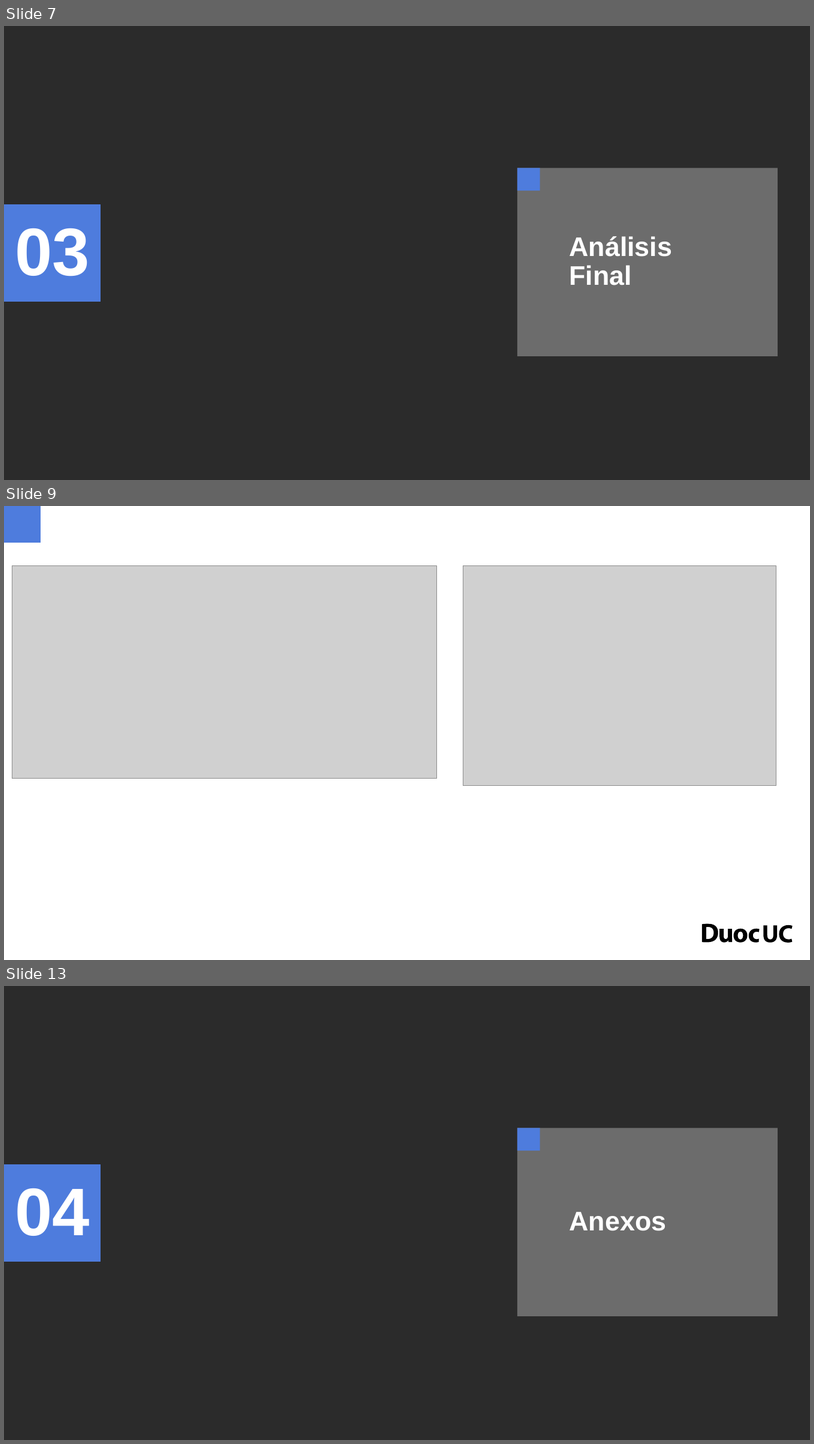
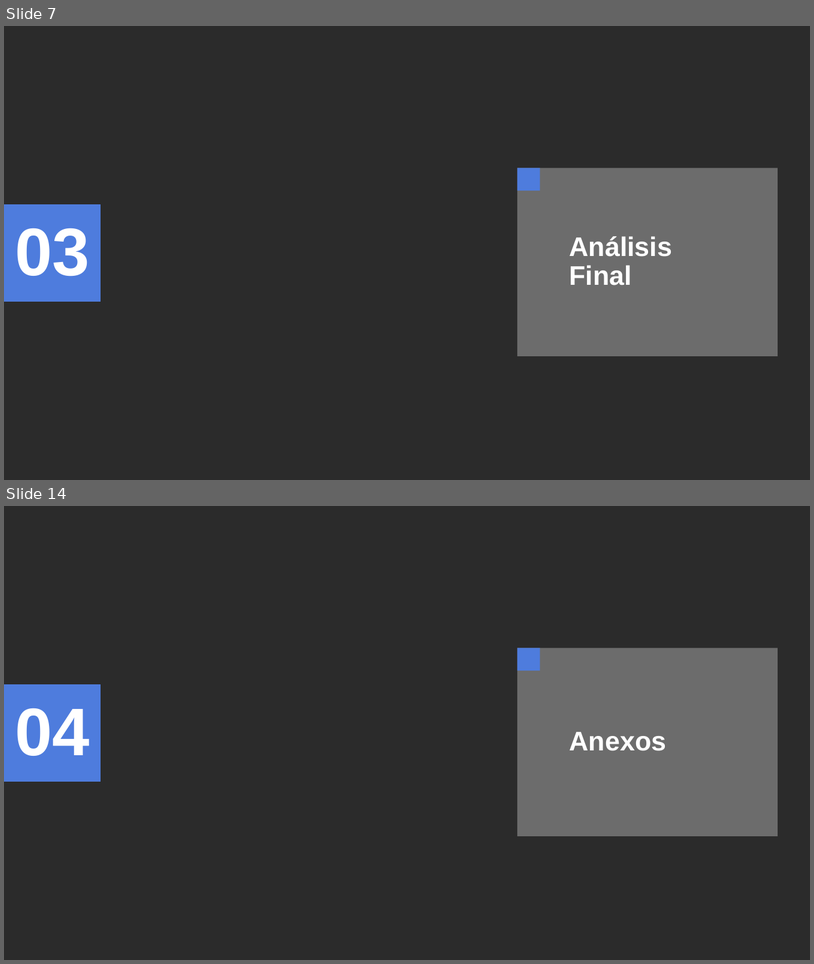
Before and after one commit to GabTo0011/entrega_1-prog_para_ciencia_datos, a slide deck: docs/Formato presentacion evaluacion parcial 1.pptx. Shown one above the other, each under a label of ours: slides 7, 9 and 13 before the commit, slides 7 and 14 after it; the slides between them are not shown. The pictures are 814x1444 and 814x964 pixels, drawn with LibreOffice and Linux fonts; fonts in the diff are those of the drawing; grey boxes stand for pictures; background and template pictures are left out; a plain dark background stands for a picture behind light text. Boxes give left, top, right and bottom in pixels: in the first picture for what was removed or moved away, otherwise in the second. Text is boxed around its words. In the diff, an @@ line names an element or a change of style, - is before the commit and + after.

```diff
--- a/docs/Formato presentacion evaluacion parcial 1.pptx
+++ b/docs/Formato presentacion evaluacion parcial 1.pptx
@@ slide 9 removed at (4, 506, 810, 960), background #FFFFFF @@
@@ rectangle removed at (4, 506, 40, 542) @@
@@ picture removed at (12, 566, 437, 778) @@
@@ picture removed at (464, 566, 777, 785) @@
@@ freeform shape removed at (703, 924, 760, 942) @@
@@ freeform shape removed at (764, 925, 778, 942) @@
@@ freeform shape removed at (780, 925, 793, 942) @@
@@ what was slide 13 is now slide 14 @@
```
Also in this commit, not shown: 5 slides changed, 3 slides added, 1 other slide removed.
